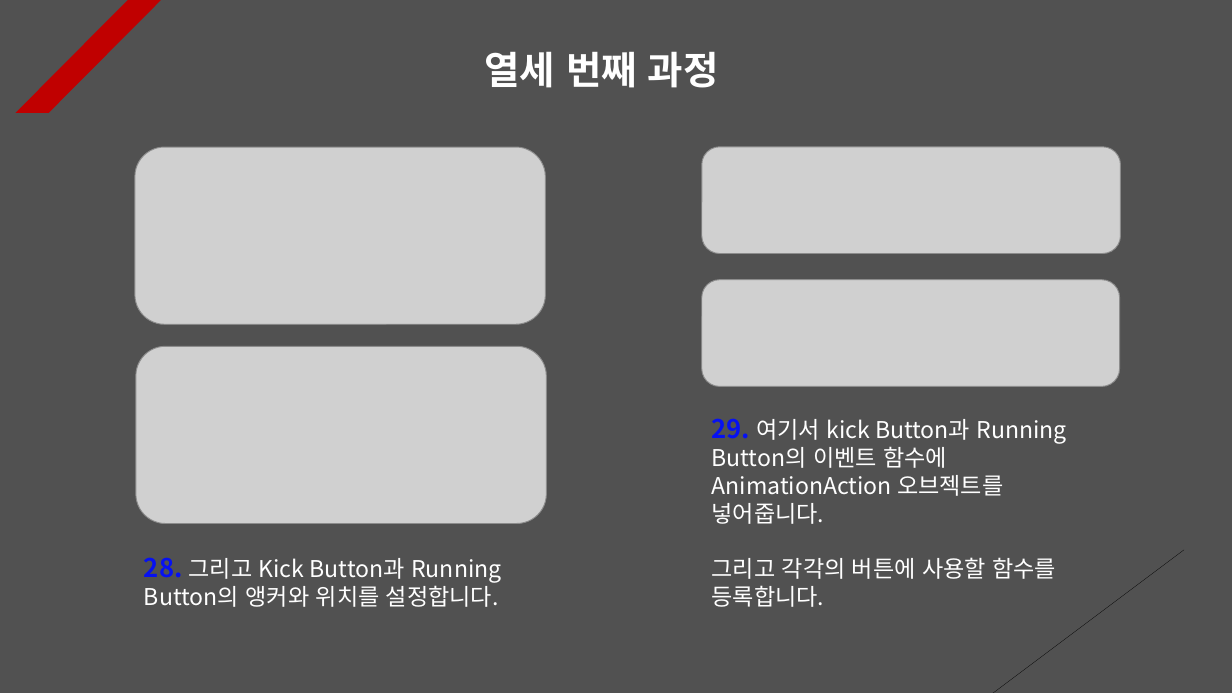
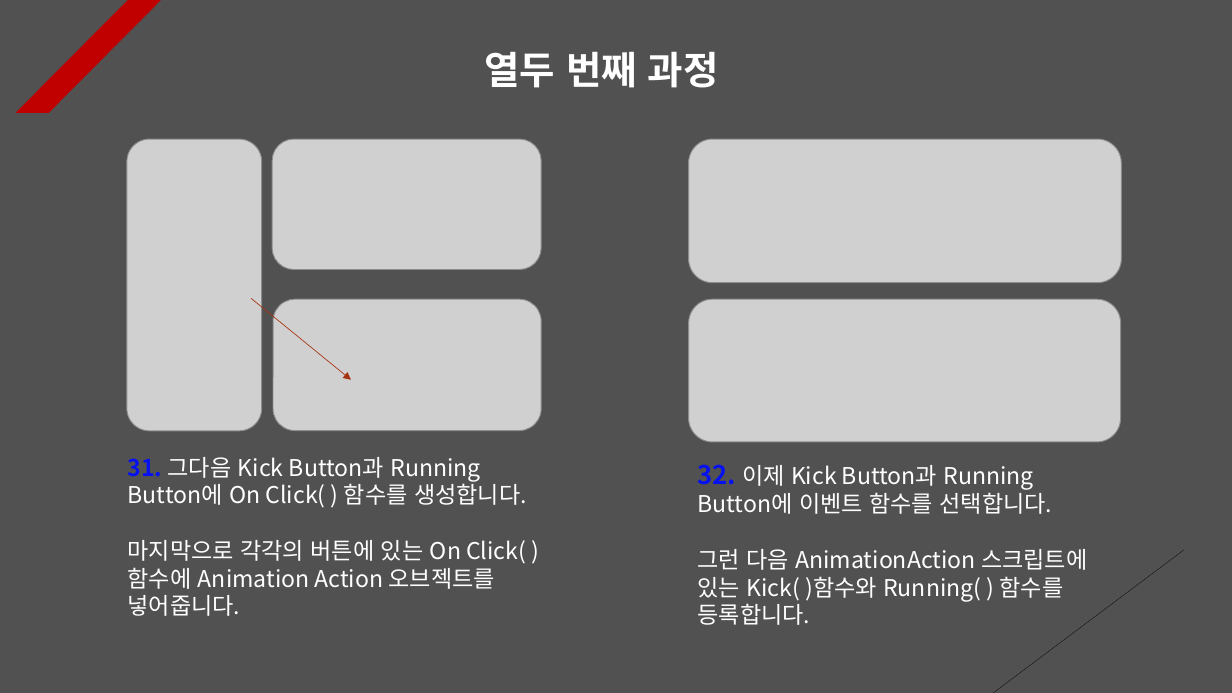
Before and after one commit to Unity2033/3D-UnityEngine, a slide deck: slide 13 of Assets/Class/Animator/PPT Data/Animator Example.pptx (slide 14 before the commit). Drawn at 1232x693 pixels with LibreOffice and Linux fonts; fonts in the diff are those of the drawing; grey boxes stand for pictures. Boxes give left, top, right and bottom in pixels: in the first picture for what was removed or moved away, otherwise in the second. Text is boxed around its words. In the diff, an @@ line names an element or a change of style, - is before the commit and + after.

```diff
--- a/Assets/Class/Animator/PPT Data/Animator Example.pptx
+++ b/Assets/Class/Animator/PPT Data/Animator Example.pptx
@@ text at <box>485,51,719,88</box>: text changed @@
-열세 번째 과정
+열두 번째 과정
@@ picture added at <box>127,140,262,432</box> @@
@@ picture removed at <box>135,147,545,324</box> @@
@@ picture added at <box>273,140,542,270</box> @@
@@ picture: place and size @@
-picture at <box>702,147,1121,253</box>
+picture at <box>689,139,1121,282</box>
@@ arrow added from (251, 299) to (351, 380), #A5300F 0.5 pt dashed @@
@@ picture added at <box>274,299,542,431</box> @@
@@ picture: place and size @@
-picture at <box>702,280,1120,386</box>
+picture at <box>689,299,1120,442</box>
@@ picture removed at <box>136,347,546,524</box> @@
@@ text added at <box>128,457,527,616</box>, 18 pt, text #FFFFFF @@
+31. 그다음 Kick Button과 Running Button에 On Click( ) 함수를 생성합니다.
+마지막으로 각각의 버튼에 있는 On Click( ) 함수에 Animation Action 오브젝트를 넣어줍니다.
@@ text at <box>698,464,1087,625</box>: text changed @@
-29. 여기서 kick Button과 Running Button의 이벤트 함수에 AnimationAction 오브젝트를 넣어줍니다.
-그리고 각각의 버튼에 사용할 함수를 등록합니다.
+32. 이제 Kick Button과 Running Button에 이벤트 함수를 선택합니다.
+그런 다음 AnimationAction 스크립트에 있는 Kick( )함수와 Running( ) 함수를 등록합니다.
@@ text removed at <box>144,557,501,607</box> @@
-28. 그리고 Kick Button과 Running Button의 앵커와 위치를 설정합니다.
```
Also in this commit, not shown: 11 other slides changed, 1 slide added, 1 slide removed, 46 other files.
